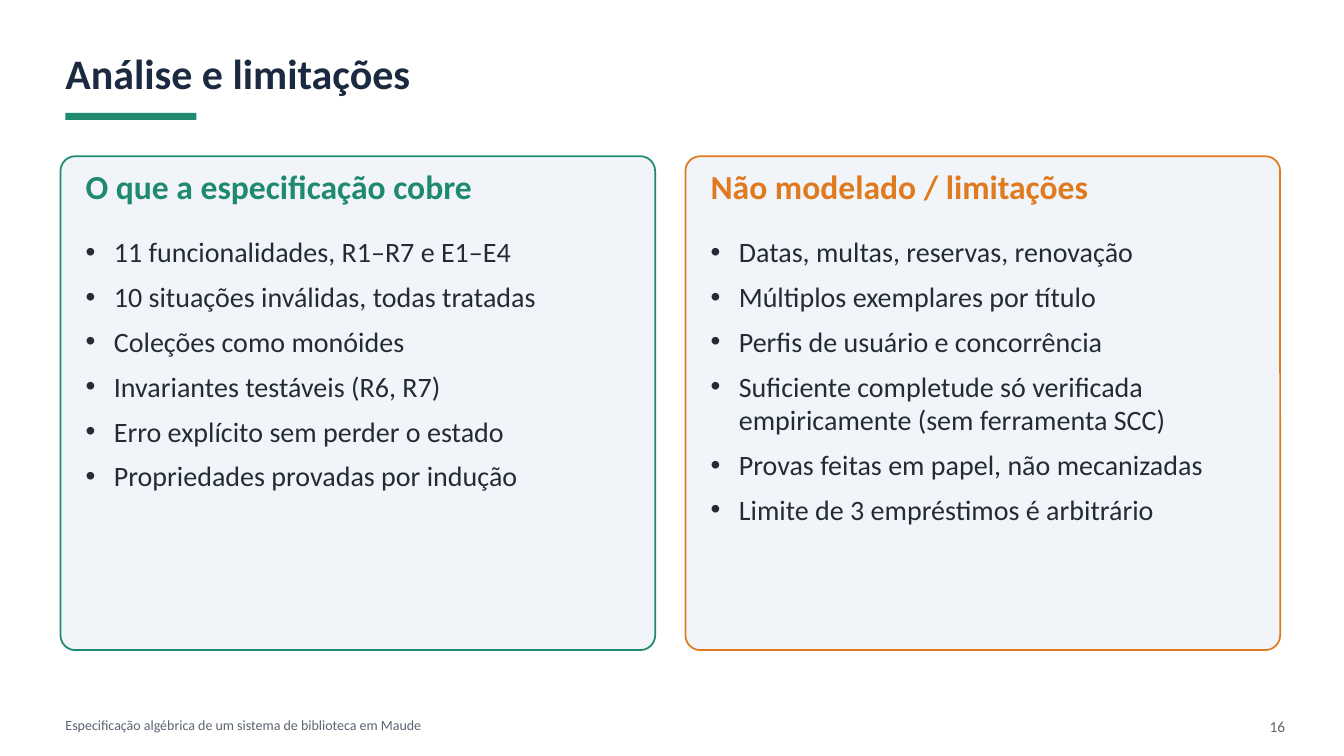
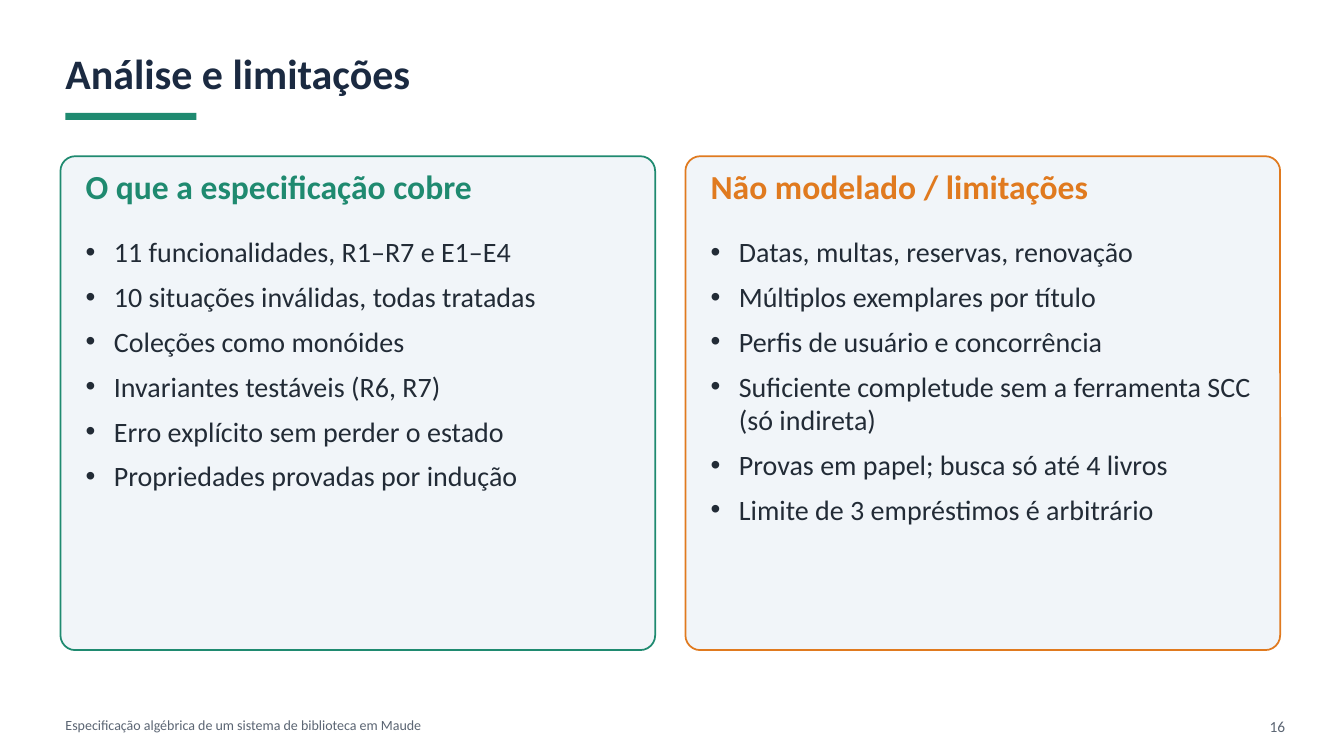
Before and after one commit to leandroaa01/work-EA-system-library, a slide deck: slide 16 of docs/slides/apresentacao-biblioteca.pptx. Drawn at 1344x756 pixels with LibreOffice and Linux fonts; fonts in the diff are those of the drawing. Boxes give left, top, right and bottom in pixels: in the first picture for what was removed or moved away, otherwise in the second. Text is boxed around its words. In the diff, an @@ line names an element or a change of style, - is before the commit and + after.

```diff
--- a/docs/slides/apresentacao-biblioteca.pptx
+++ b/docs/slides/apresentacao-biblioteca.pptx
@@ text at bbox=[739, 377, 1250, 480]: text changed @@
-• Suficiente completude só verificada empiricamente (sem ferramenta SCC)
-• Provas feitas em papel, não mecanizadas
+• Suficiente completude sem a ferramenta SCC (só indireta)
+• Provas em papel; busca só até 4 livros
```
Also in this commit, not shown: 3 other slides changed, 11 other files.
